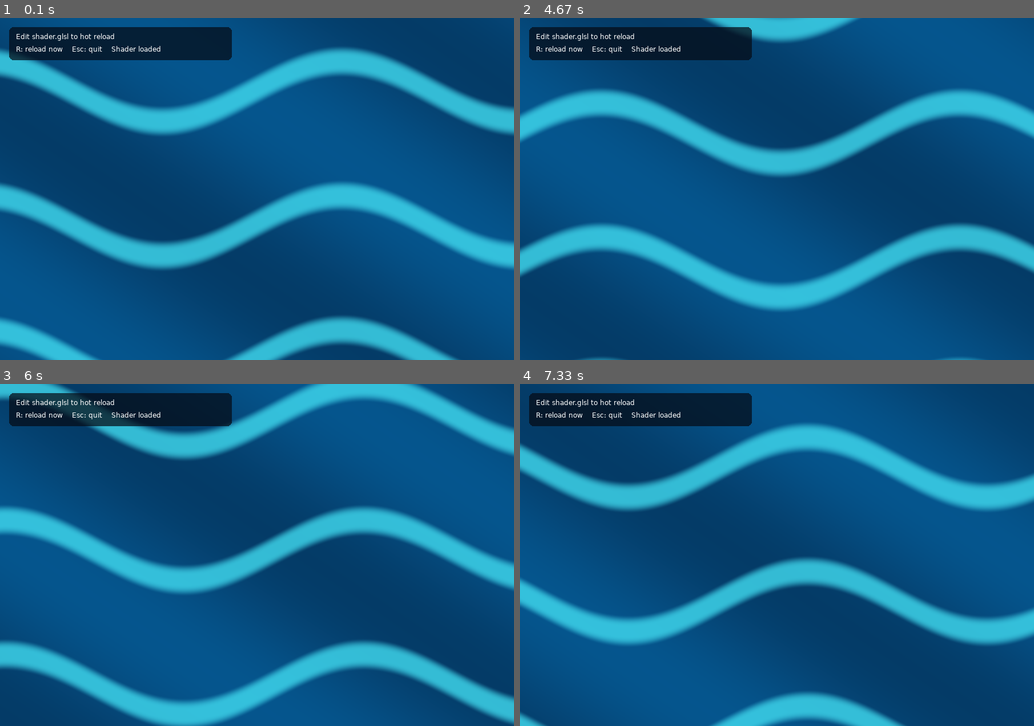
Above: before the commit, frames 1-4 (two rows, left to right).
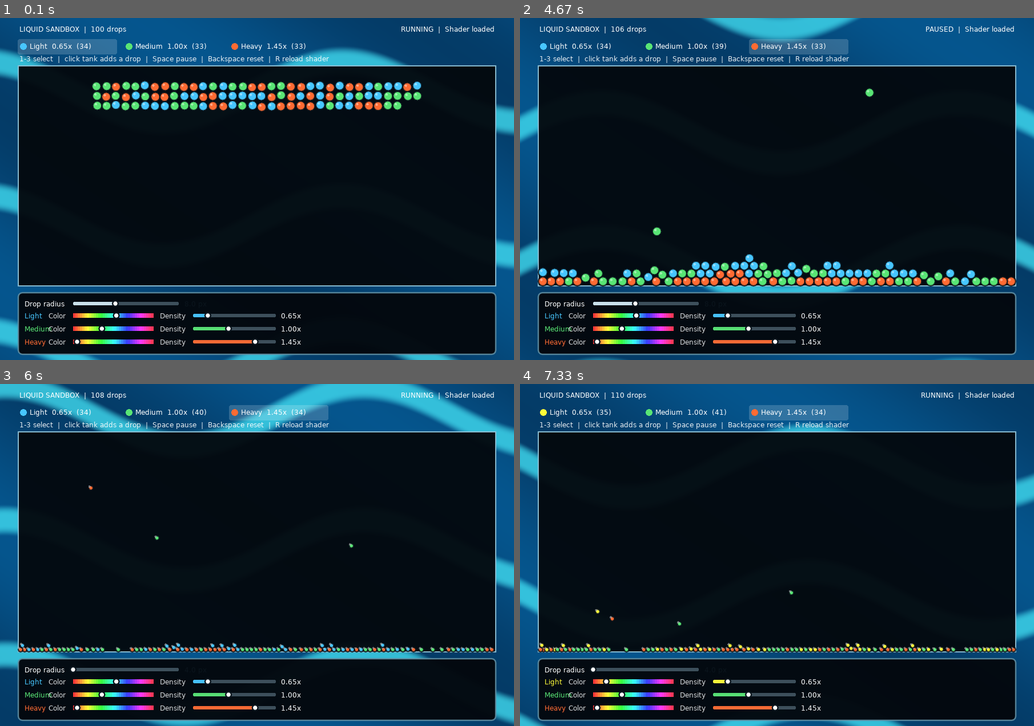
Above: after the commit, the same moments.

Repository: DaiterGG/RealisticLiquidTransfer
Game: LÖVE game, started from LovePreview/main.lua
Same seed, same stepped clock (60 frames per second), same inputs: the game is played once before the commit and once after it.
Inputs (mouse positions are in pixels of both pictures, inside the frame that each line leads up to):
- Up to frame 1 (0.1 s): no input
- Up to frame 2 (4.67 s): press the mouse at (653, 192) at 0.37 s; move the mouse to (741, 230) at 0.47 s; release the mouse at (828, 264) at 0.6 s; tap Space at 0.67, 1.07, 1.37, 1.9, 3.9, 4.2, 4.4 s; move the mouse to (782, 223) at 1.03 s; tap Backspace at 1.5 s; move the mouse to (705, 62) at 1.87 s; tap 2 at 1.98, 3.98 s; press the mouse at (653, 192) at 2.2 s; move the mouse to (622, 147) at 2.3 s; release the mouse at (586, 106) at 2.43 s; press the mouse at (653, 192) at 2.53 s; move the mouse to (689, 206) at 2.63 s; release the mouse at (725, 219) at 2.77 s; press the mouse at (653, 192) at 2.87 s; move the mouse to (802, 240) at 2.97 s; release the mouse at (951, 288) at 3.1 s; press the mouse at (653, 192) at 3.2 s; move the mouse to (633, 154) at 3.3 s; release the mouse at (607, 117) at 3.43 s; press the mouse at (653, 192) at 3.53 s; move the mouse to (643, 171) at 3.63 s; release the mouse at (633, 154) at 3.77 s; click (597, 62) at 3.92 s; click (869, 93) at 4.42 s; tap 3 at 4.48 s
- Up to frame 3 (6 s): tap Space at 4.7, 4.97, 5.3, 5.6, 5.73 s; click (87, 448) at 4.98 s; click (71, 674) at 5.32 s; tap 2 at 5.38 s; click (154, 531) at 5.75 s; tap 3 at 5.82 s
- Up to frame 4 (7.33 s): tap Space at 6.13, 6.43, 6.8, 7.2 s; click (607, 678) at 6.15 s; click (597, 609) at 6.82 s; tap 2 at 6.88 s; click (792, 589) at 7.22 s; tap 3 at 7.28 s

The runs differ from the first frame. In frame 1, 82% of the frame differs, in the area x 1-97%, y 2-99%; in frame 2, 83%; in frame 3, 83%; in frame 4, 83%.

Commit message:
Add density-aware liquid sandbox controls
Co-authored-by: Copilot <223556219+Copilot@users.noreply.github.com>

Diff:
--- a/LovePreview/conf.lua
+++ b/LovePreview/conf.lua
@@ -1,6 +1,8 @@
 function love.conf(t)
-    t.window.title = "LÖVE Shader Hot Reload"
+    t.window.title = "LÖVE Liquid Sandbox"
     t.window.width = 900
     t.window.height = 600
+    t.window.minwidth = 640
+    t.window.minheight = 420
     t.window.resizable = true
 end
--- /dev/null
+++ b/LovePreview/liquid_simulation.lua
@@ -0,0 +1,286 @@
+local Simulation = {}
+Simulation.__index = Simulation
+
+Simulation.types = {
+    { name = "Light", density = 0.65, hue = 0.54, color = { 0.28, 0.78, 1.0 } },
+    { name = "Medium", density = 1.0, hue = 0.36, color = { 0.35, 0.9, 0.46 } },
+    { name = "Heavy", density = 1.45, hue = 0.05, color = { 1.0, 0.42, 0.2 } },
+}
+
+local DROP_COUNT = 100
+local GRAVITY = 430
+local SORT_STRENGTH = 1900
+local FIXED_STEP = 1 / 60
+local RESTITUTION = 0.08
+
+Simulation.defaultDropRadius = 8
+
+local function clamp(value, minimum, maximum)
+    return math.max(minimum, math.min(maximum, value))
+end
+
+function Simulation.new(bounds)
+    local self = setmetatable({
+        bounds = bounds,
+        drops = {},
+        accumulator = 0,
+        dropRadius = Simulation.defaultDropRadius,
+    }, Simulation)
+    self:reset(bounds)
+    return self
+end
+
+local function hueToColor(hue)
+    local sector = hue * 6
+    local index = math.floor(sector)
+    local fraction = sector - index
+    local p = 1 - 0.78
+    local q = 1 - 0.78 * fraction
+    local t = 1 - 0.78 * (1 - fraction)
+    local colors = {
+        { 1, t, p },
+        { q, 1, p },
+        { p, 1, t },
+        { p, q, 1 },
+        { t, p, 1 },
+        { 1, p, q },
+    }
+    return colors[index % 6 + 1]
+end
+Simulation.colorForHue = hueToColor
+
+function Simulation:setDropRadius(radius)
+    self.dropRadius = clamp(radius, 4, 14)
+    for _, drop in ipairs(self.drops) do
+        drop.radius = self.dropRadius
+        drop.x = clamp(drop.x, self.bounds.left + drop.radius, self.bounds.right - drop.radius)
+        drop.y = clamp(drop.y, self.bounds.top + drop.radius, self.bounds.bottom - drop.radius)
+    end
+end
+
+function Simulation:setTypeHue(kind, hue)
+    local liquid = Simulation.types[kind]
+    if not liquid then
+        return false
+    end
+
+    liquid.hue = clamp(hue, 0, 1)
+    local color = hueToColor(liquid.hue)
+    liquid.color[1], liquid.color[2], liquid.color[3] = color[1], color[2], color[3]
+    return true
+end
+
+function Simulation:setTypeDensity(kind, density)
+    local liquid = Simulation.types[kind]
+    if not liquid then
+        return false
+    end
+
+    liquid.density = clamp(density, 0.4, 1.8)
+    for _, drop in ipairs(self.drops) do
+        if drop.kind == kind then
+            drop.density = liquid.density
+        end
+    end
+    return true
+end
+
+function Simulation:setBounds(bounds)
+    self.bounds = bounds
+    for _, drop in ipairs(self.drops) do
+        drop.x = clamp(drop.x, bounds.left + drop.radius, bounds.right - drop.radius)
+        drop.y = clamp(drop.y, bounds.top + drop.radius, bounds.bottom - drop.radius)
+    end
+end
+
+function Simulation:reset(bounds)
+    self:setBounds(bounds)
+    self.drops = {}
+    self.accumulator = 0
+
+    local kinds = {}
+    local countPerType = math.floor(DROP_COUNT / #Simulation.types)
+    local remainder = DROP_COUNT % #Simulation.types
+    for kind in ipairs(Simulation.types) do
+        local count = countPerType + (kind <= remainder and 1 or 0)
+        for _ = 1, count do
+            kinds[#kinds + 1] = kind
+        end
+    end
+    for index = #kinds, 2, -1 do
+        local swapIndex = love.math.random(index)
+        kinds[index], kinds[swapIndex] = kinds[swapIndex], kinds[index]
+    end
+
+    local width = bounds.right - bounds.left
+    local spacing = self.dropRadius * 2 + 1
+    local columns = math.max(1, math.min(34, math.floor(width / spacing)))
+    local startX = (bounds.left + bounds.right - (columns - 1) * spacing) / 2
+    local startY = bounds.top + self.dropRadius + 26
+
+    for index, kind in ipairs(kinds) do
+        local column = (index - 1) % columns
+        local row = math.floor((index - 1) / columns)
+        self:addDrop(
+            kind,
+            startX + column * spacing + love.math.random() * 0.4 - 0.2,
+            startY + row * spacing + love.math.random() * 0.4 - 0.2
+        )
+    end
+end
+
+function Simulation:addDrop(kind, x, y)
+    local liquid = Simulation.types[kind]
+    if not liquid then
+        return false
+    end
+
+    local bounds = self.bounds
+    self.drops[#self.drops + 1] = {
+        kind = kind,
+        density = liquid.density,
+        color = liquid.color,
+        radius = self.dropRadius,
+        x = clamp(x, bounds.left + self.dropRadius, bounds.right - self.dropRadius),
+        y = clamp(y, bounds.top + self.dropRadius, bounds.bottom - self.dropRadius),
+        vx = love.math.random() * 24 - 12,
+        vy = 0,
+    }
+    return true
+end
+
+local function applyDensitySorting(drops, dt)
+    for first = 1, #drops - 1 do
+        local a = drops[first]
+        for second = first + 1, #drops do
+            local b = drops[second]
+            local dx = b.x - a.x
+            local dy = b.y - a.y
+            local distanceSquared = dx * dx + dy * dy
+            local range = a.radius + b.radius + 6
+
+            if distanceSquared > 0 and distanceSquared < range * range then
+                local upper, lower
+                if a.y < b.y then
+                    upper, lower = a, b
+                else
+                    upper, lower = b, a
+                end
+
+                local densityDifference = upper.density - lower.density
+                if densityDifference > 0 then
+                    local distance = math.sqrt(distanceSquared)
+                    local proximity = 0.65 + 0.35 * (1 - distance / range)
+                    local acceleration = densityDifference * SORT_STRENGTH * proximity
+                    upper.vy = upper.vy + acceleration * dt
+                    lower.vy = lower.vy - acceleration * dt
+                end
+            end
+        end
+    end
+end
+
+local function resolveCollisions(drops)
+    for first = 1, #drops - 1 do
+        local a = drops[first]
+        for second = first + 1, #drops do
+            local b = drops[second]
+            local dx = b.x - a.x
+            local dy = b.y - a.y
+            local minimumDistance = a.radius + b.radius
+            local distanceSquared = dx * dx + dy * dy
+
+            if distanceSquared < minimumDistance * minimumDistance then
+                local distance
+                local nx, ny
+                if distanceSquared < 0.0001 then
+                    distance = 0
+                    nx, ny = 1, 0
+                else
+                    distance = math.sqrt(distanceSquared)
+                    nx, ny = dx / distance, dy / distance
+                end
+
+                local inverseMassA = 1 / a.density
+                local inverseMassB = 1 / b.density
+                local inverseMassSum = inverseMassA + inverseMassB
+                local overlap = minimumDistance - distance
+                local correction = overlap * 0.82 / inverseMassSum
+                a.x = a.x - nx * correction * inverseMassA
+                a.y = a.y - ny * correction * inverseMassA
+                b.x = b.x + nx * correction * inverseMassB
+                b.y = b.y + ny * correction * inverseMassB
+
+                local relativeVelocityX = b.vx - a.vx
+                local relativeVelocityY = b.vy - a.vy
+                local approachSpeed = relativeVelocityX * nx + relativeVelocityY * ny
+                if approachSpeed < 0 then
+                    local impulse = -(1 + RESTITUTION) * approachSpeed / inverseMassSum
+                    a.vx = a.vx - impulse * inverseMassA * nx
+                    a.vy = a.vy - impulse * inverseMassA * ny
+                    b.vx = b.vx + impulse * inverseMassB * nx
+                    b.vy = b.vy + impulse * inverseMassB * ny
+                end
+            end
+        end
+    end
+end
+
+local function containDrop(drop, bounds)
+    local left = bounds.left + drop.radius
+    local right = bounds.right - drop.radius
+    local top = bounds.top + drop.radius
+    local bottom = bounds.bottom - drop.radius
+
+    if drop.x < left then
+        drop.x = left
+        drop.vx = math.abs(drop.vx) * RESTITUTION
+    elseif drop.x > right then
+        drop.x = right
+        drop.vx = -math.abs(drop.vx) * RESTITUTION
+    end
+
+    if drop.y < top then
+        drop.y = top
+        drop.vy = math.abs(drop.vy) * RESTITUTION
+    elseif drop.y > bottom then
+        drop.y = bottom
+        drop.vy = -math.abs(drop.vy) * RESTITUTION
+    end
+end
+
+function Simulation:update(dt)
+    self.accumulator = self.accumulator + math.min(dt, 0.05)
+
+    while self.accumulator >= FIXED_STEP do
+        local step = FIXED_STEP
+        self.accumulator = self.accumulator - step
+
+        for _, drop in ipairs(self.drops) do
+            drop.vy = drop.vy + GRAVITY * step
+            drop.vx = drop.vx * 0.998
+            drop.vy = drop.vy * 0.998
+            drop.x = drop.x + drop.vx * step
+            drop.y = drop.y + drop.vy * step
+            containDrop(drop, self.bounds)
+        end
+
+        applyDensitySorting(self.drops, step)
+        resolveCollisions(self.drops)
+        resolveCollisions(self.drops)
+
+        for _, drop in ipairs(self.drops) do
+            containDrop(drop, self.bounds)
+        end
+    end
+end
+
+function Simulation:countByType()
+    local counts = { 0, 0, 0 }
+    for _, drop in ipairs(self.drops) do
+        counts[drop.kind] = counts[drop.kind] + 1
+    end
+    return counts
+end
+
+return Simulation
--- a/LovePreview/main.lua
+++ b/LovePreview/main.lua
@@ -1,10 +1,126 @@
+local Simulation = require("liquid_simulation")
+
 local shaderPath = "shader.glsl"
 local shader
 local lastSource
+local simulation
+local selectedKind = 1
 local elapsed = 0
 local reloadTimer = 0
 local reloadInterval = 0.25
+local paused = false
 local status = "Loading shader..."
+local draggingControl
+
+local function clamp(value, minimum, maximum)
+    return math.max(minimum, math.min(maximum, value))
+end
+
+local function tankBounds()
+    local width, height = love.graphics.getDimensions()
+    return {
+        left = 32,
+        top = 84,
+        right = width - 32,
+        bottom = height - 130,
+    }
+end
+
+local function controlLayout()
+    local height = love.graphics.getHeight()
+    return {
+        panelTop = height - 118,
+        size = { x = 128, y = height - 99, width = 185 },
+        groupStartY = height - 78,
+        groupStep = 23,
+        hue = { x = 128, width = 140 },
+        density = { x = 338, width = 145 },
+    }
+end
+
+local function sliderValue(slider, x)
+    return clamp((x - slider.x) / slider.width, 0, 1)
+end
+
+local function setControlValue(control, x)
+    local value = sliderValue(control.slider, x)
+    if control.kind == "size" then
+        simulation:setDropRadius(4 + value * 10)
+    elseif control.kind == "hue" then
+        simulation:setTypeHue(control.group, value)
+    elseif control.kind == "density" then
+        simulation:setTypeDensity(control.group, 0.4 + value * 1.4)
+    end
+end
+
+local function drawSlider(slider, value, color)
+    love.graphics.setColor(0.24, 0.31, 0.36, 1)
+    love.graphics.rectangle("fill", slider.x, slider.y - 3, slider.width, 6, 3, 3)
+
+    love.graphics.setColor(color[1], color[2], color[3], 0.95)
+    love.graphics.rectangle(
+        "fill",
+        slider.x,
+        slider.y - 3,
+        slider.width * value,
+        6,
+        3,
+        3
+    )
+
+    local thumbX = slider.x + value * slider.width
+    love.graphics.setColor(1, 1, 1, 1)
+    love.graphics.circle("fill", thumbX, slider.y, 5)
+    love.graphics.setColor(0.04, 0.08, 0.11, 1)
+    love.graphics.circle("line", thumbX, slider.y, 5)
+end
+
+local function drawHueSlider(slider, hue)
+    local segmentCount = 35
+    local segmentWidth = slider.width / segmentCount
+    for segment = 0, segmentCount - 1 do
+        local color = Simulation.colorForHue(segment / segmentCount)
+        love.graphics.setColor(color[1], color[2], color[3], 1)
+        love.graphics.rectangle(
+            "fill",
+            slider.x + segment * segmentWidth,
+            slider.y - 4,
+            segmentWidth + 1,
+            8
+        )
+    end
+
+    local thumbX = slider.x + hue * slider.width
+    love.graphics.setColor(1, 1, 1, 1)
+    love.graphics.circle("fill", thumbX, slider.y, 5)
+    love.graphics.setColor(0.04, 0.08, 0.11, 1)
+    love.graphics.circle("line", thumbX, slider.y, 5)
+end
+
+local function controlAt(x, y)
+    local layout = controlLayout()
+    local sizeSlider = {
+        x = layout.size.x,
+        y = layout.size.y,
+        width = layout.size.width,
+    }
+    if math.abs(y - sizeSlider.y) <= 11 and x >= sizeSlider.x - 6 and x <= sizeSlider.x + sizeSlider.width + 6 then
+        return { kind = "size", slider = sizeSlider }
+    end
+
+    for group = 1, #Simulation.types do
+        local rowY = layout.groupStartY + (group - 1) * layout.groupStep
+        local hueSlider = { x = layout.hue.x, y = rowY, width = layout.hue.width }
+        if math.abs(y - rowY) <= 11 and x >= hueSlider.x - 6 and x <= hueSlider.x + hueSlider.width + 6 then
+            return { kind = "hue", group = group, slider = hueSlider }
+        end
+
+        local densitySlider = { x = layout.density.x, y = rowY, width = layout.density.width }
+        if math.abs(y - rowY) <= 11 and x >= densitySlider.x - 6 and x <= densitySlider.x + densitySlider.width + 6 then
+            return { kind = "density", group = group, slider = densitySlider }
+        end
+    end
+end
 
 local function reloadShader()
     local source, readError = love.filesystem.read(shaderPath)
@@ -31,6 +147,8 @@
 
 function love.load()
     love.graphics.setBackgroundColor(0.025, 0.04, 0.08)
+    love.math.setRandomSeed(os.time())
+    simulation = Simulation.new(tankBounds())
     reloadShader()
     if not shader then
         error(status)
@@ -47,6 +165,11 @@
         if source and source ~= lastSource then
             reloadShader()
         end
+    end
+
+    simulation:setBounds(tankBounds())
+    if not paused then
+        simulation:update(dt)
     end
 
     if shader then
@@ -64,17 +187,160 @@
         love.graphics.setShader()
     end
 
-    love.graphics.setColor(0.02, 0.04, 0.08, 0.72)
-    love.graphics.rectangle("fill", 16, 16, 390, 58, 8, 8)
-    love.graphics.setColor(1, 1, 1, 1)
-    love.graphics.print("Edit shader.glsl to hot reload", 28, 25)
-    love.graphics.print("R: reload now    Esc: quit    " .. status, 28, 47)
+    local bounds = tankBounds()
+    local counts = simulation:countByType()
+    local types = Simulation.types
+
+    love.graphics.setColor(0.015, 0.035, 0.055, 0.96)
+    love.graphics.rectangle(
+        "fill",
+        bounds.left,
+        bounds.top,
+        bounds.right - bounds.left,
+        bounds.bottom - bounds.top
+    )
+    love.graphics.setLineWidth(2)
+    love.graphics.setColor(0.56, 0.76, 0.84, 0.95)
+    love.graphics.rectangle(
+        "line",
+        bounds.left,
+        bounds.top,
+        bounds.right - bounds.left,
+        bounds.bottom - bounds.top
+    )
+
+    love.graphics.setColor(1, 1, 1, 1)
+    love.graphics.print("LIQUID SANDBOX  |  " .. #simulation.drops .. " drops", 34, 12)
+
+    for kind, liquid in ipairs(types) do
+        local x = 36 + (kind - 1) * 185
+        if selectedKind == kind then
+            love.graphics.setColor(1, 1, 1, 0.18)
+            love.graphics.rectangle("fill", x - 5, 37, 174, 27, 4, 4)
+        end
+        love.graphics.setColor(liquid.color[1], liquid.color[2], liquid.color[3])
+        love.graphics.circle("fill", x + 5, 50, 6)
+        love.graphics.setColor(1, 1, 1, 1)
+        love.graphics.print(
+            string.format("%s  %.2fx  (%d)", liquid.name, liquid.density, counts[kind]),
+            x + 16,
+            42
+        )
+    end
+
+    love.graphics.setColor(1, 1, 1, 0.9)
+    love.graphics.print(
+        "1-3 select  |  click tank adds a drop  |  Space pause  |  Backspace reset  |  R reload shader",
+        34,
+        64
+    )
+
+    for _, drop in ipairs(simulation.drops) do
+        love.graphics.setColor(drop.color[1], drop.color[2], drop.color[3])
+        love.graphics.circle("fill", drop.x, drop.y, drop.radius)
+        love.graphics.setColor(0.02, 0.06, 0.09, 0.8)
+        love.graphics.circle("line", drop.x, drop.y, drop.radius)
+        love.graphics.setColor(1, 1, 1, 0.42)
+        love.graphics.circle("fill", drop.x - 2.5, drop.y - 2.5, 2.2)
+    end
+
+    local layout = controlLayout()
+    love.graphics.setColor(0.015, 0.035, 0.055, 0.98)
+    love.graphics.rectangle(
+        "fill",
+        32,
+        layout.panelTop,
+        love.graphics.getWidth() - 64,
+        108,
+        7,
+        7
+    )
+    love.graphics.setColor(0.38, 0.56, 0.64, 0.9)
+    love.graphics.rectangle(
+        "line",
+        32,
+        layout.panelTop,
+        love.graphics.getWidth() - 64,
+        108,
+        7,
+        7
+    )
+
+    love.graphics.setColor(1, 1, 1, 1)
+    love.graphics.print("Drop radius", 43, layout.size.y - 7)
+    local radiusValue = (simulation.dropRadius - 4) / 10
+    drawSlider(layout.size, radiusValue, { 0.82, 0.91, 0.95 })
+    love.graphics.print(string.format("%.1f px", simulation.dropRadius), 323, layout.size.y - 7)
+
+    for kind, liquid in ipairs(types) do
+        local rowY = layout.groupStartY + (kind - 1) * layout.groupStep
+        love.graphics.setColor(liquid.color[1], liquid.color[2], liquid.color[3])
+        love.graphics.print(liquid.name, 43, rowY - 7)
+        love.graphics.setColor(1, 1, 1, 0.85)
+        love.graphics.print("Color", 85, rowY - 7)
+
+        local hueSlider = { x = layout.hue.x, y = rowY, width = layout.hue.width }
+        drawHueSlider(hueSlider, liquid.hue)
+
+        love.graphics.setColor(1, 1, 1, 0.85)
+        love.graphics.print("Density", 280, rowY - 7)
+        local densitySlider = { x = layout.density.x, y = rowY, width = layout.density.width }
+        local densityValue = (liquid.density - 0.4) / 1.4
+        drawSlider(densitySlider, densityValue, liquid.color)
+        love.graphics.setColor(1, 1, 1, 1)
+        love.graphics.print(string.format("%.2fx", liquid.density), 492, rowY - 7)
+    end
+
+    love.graphics.setColor(1, 1, 1, 1)
+    local pauseText = paused and "PAUSED" or "RUNNING"
+    love.graphics.printf(
+        pauseText .. "  |  " .. status,
+        420,
+        12,
+        love.graphics.getWidth() - 454,
+        "right"
+    )
 end
 
 function love.keypressed(key)
     if key == "r" then
         reloadShader()
+    elseif key == "1" or key == "2" or key == "3" then
+        selectedKind = tonumber(key)
+    elseif key == "space" then
+        paused = not paused
+    elseif key == "backspace" then
+        simulation:reset(tankBounds())
     elseif key == "escape" then
         love.event.quit()
     end
 end
+
+function love.mousepressed(x, y, button)
+    if button == 1 then
+        local control = controlAt(x, y)
+        if control then
+            draggingControl = control
+            if control.group then
+                selectedKind = control.group
+            end
+            setControlValue(control, x)
+            return
+        end
+    end
+
+    local bounds = tankBounds()
+    if button == 1 and x >= bounds.left and x <= bounds.right and y >= bounds.top and y <= bounds.bottom then
+        simulation:addDrop(selectedKind, x, y)
+    end
+end
+
+function love.mousemoved(x)
+    if draggingControl then
+        setControlValue(draggingControl, x)
+    end
+end
+
+function love.mousereleased()
+    draggingControl = nil
+end
